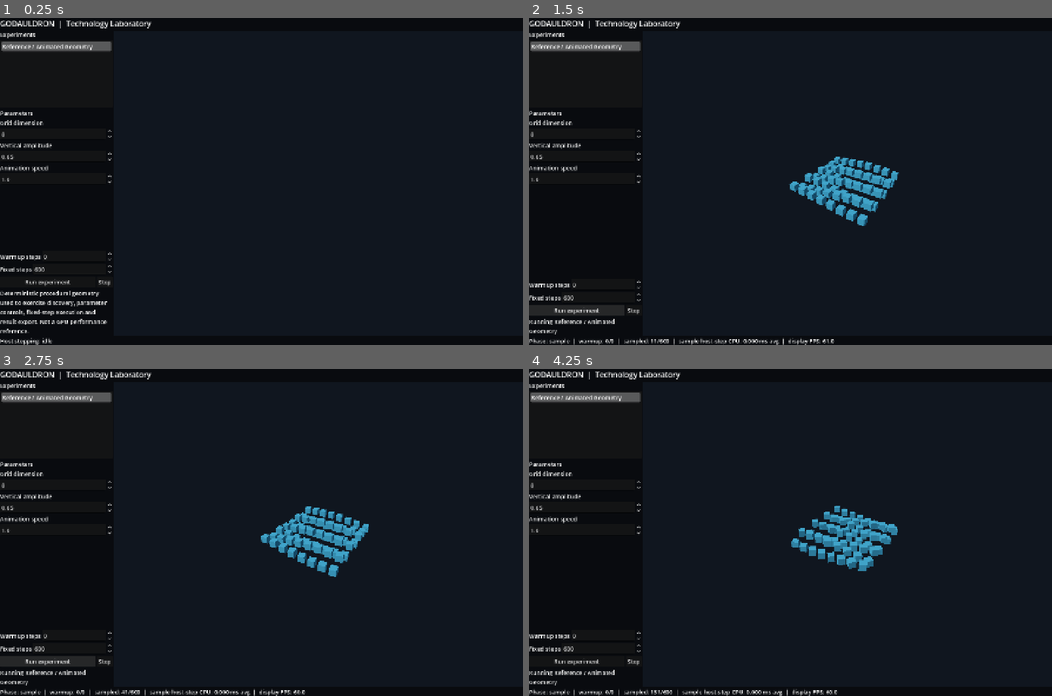
Above: before the commit, frames 1-4 (two rows, left to right).
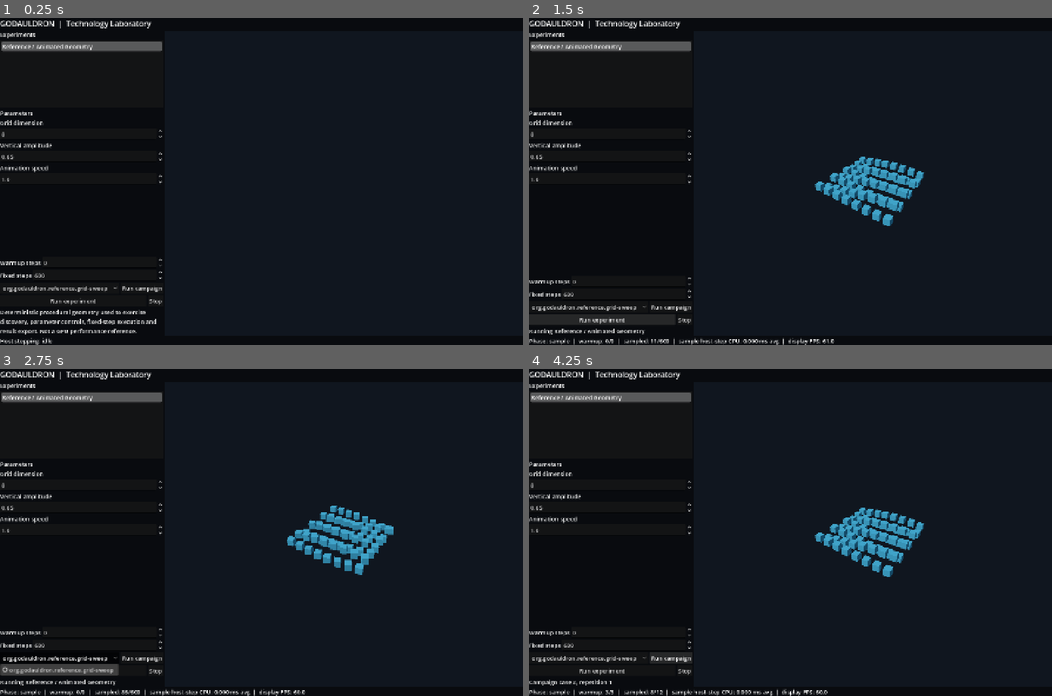
Above: after the commit, the same moments.

Repository: thomthehound/Godauldron
Game: Godot game, scene res://scenes/main.tscn
The game is run twice, just before and just after one commit, with the same random seed, the same clock (stepped at 60 frames per second) and the same inputs.
Inputs (mouse positions are in pixels of both pictures, inside the frame that each line leads up to):
- Up to frame 1 (0.25 s): no input
- Up to frame 2 (1.5 s): click "Run experiment" at 0.5 s; click "Run experiment" at 1.25 s
- Up to frame 3 (2.75 s): click (57, 656) at 2 s, where only the run after the commit has a clickable "org.godauldron.reference.grid…"
- Up to frame 4 (4.25 s): click (670, 656) at 2.75 s, where only the run after the commit has a clickable "Run campaign"; click (670, 656) at 3.5 s, where only the run after the commit has a clickable "Run campaign"

The runs differ from the first frame. In frame 1, 2.3% of the frame differs, in the area x 0-31%, y 7-97%; in frame 2, 4.4%; in frame 3, 5.0%, in the area x 0-76%, y 7-100%; in frame 4, 4.1%.

Commit message:
Add repeatable experiment campaigns and baseline comparisons (#3)
* Define portable parameter campaigns and baseline comparison service

* Integrate campaign presets, sequential sweeps and summary reporting into the host

* Exercise campaign sweeps, report isolation and cancellation in Godot CI

* Accept integral JSON number variants for integer campaign fields

* Require safe campaign identifiers for result filenames

* Document campaign format, limits, baseline semantics and authoring

* Preserve manifest parameter types and clear old fixture geometry between cases

* Preserve integer manifest defaults in campaign parameter snapshots

* Keep report I/O failures visible for single runs and campaigns

* Accept either directory-creation or file-open I/O failure from Godot

* Check report write errors after flushing before declaring success

Diff:
--- /dev/null
+++ b/campaigns/reference-grid.json
@@ -0,0 +1,22 @@
+{
+  "schema_version": 1,
+  "id": "org.godauldron.reference.grid-sweep",
+  "experiment_id": "org.godauldron.reference",
+  "description": "Repeatable host-run grid comparison; descriptive CPU callback timing only.",
+  "base_parameters": {
+    "amplitude": 0.65,
+    "speed": 1
+  },
+  "axis": {
+    "parameter": "grid",
+    "values": [
+      4,
+      8,
+      12
+    ]
+  },
+  "baseline_index": 1,
+  "repetitions": 2,
+  "warmup_steps": 3,
+  "sample_steps": 12
+}
--- /dev/null
+++ b/scripts/experiment_campaign.gd
@@ -0,0 +1,196 @@
+extends RefCounted
+## Portable single-axis parameter campaigns. No experiment, UI or GPU dependencies.
+## Comparisons are descriptive CPU callback statistics, not benchmark significance.
+
+const MAX_CASES := 32
+const MAX_RUNS := 128
+
+var _plan: Dictionary = {}
+var _cases: Array[Dictionary] = []
+var _records: Array[Dictionary] = []
+var _next_index: int = 0
+
+
+# JSON.parse_string() represents JSON numeric literals as floats, even for 4 or 12.
+# Treat mathematically integral JSON numbers as integers without accepting booleans.
+static func _json_integer(value: Variant) -> bool:
+	if typeof(value) == TYPE_INT:
+		return true
+	if typeof(value) != TYPE_FLOAT or not is_finite(float(value)):
+		return false
+	return float(value) == floorf(float(value)) and absf(float(value)) <= 1000000000.0
+
+
+static func _matches_type(spec: Dictionary, value: Variant) -> bool:
+	var kind: String = String(spec.get("type", ""))
+	if kind == "bool":
+		return typeof(value) == TYPE_BOOL
+	if kind == "int":
+		if not _json_integer(value):
+			return false
+	elif kind == "float":
+		if typeof(value) != TYPE_FLOAT and typeof(value) != TYPE_INT:
+			return false
+	else:
+		return false
+	var number: float = float(value)
+	if not is_finite(number):
+		return false
+	return number >= float(spec.get("min", number)) and number <= float(spec.get("max", number))
+
+
+static func validate(plan: Dictionary, manifest: Dictionary) -> PackedStringArray:
+	var errors := PackedStringArray()
+	if not _json_integer(plan.get("schema_version")) or int(plan.get("schema_version", 0)) != 1:
+		errors.append("Campaign schema_version must be integer 1")
+	var identifier: Variant = plan.get("id")
+	var identifier_pattern := RegEx.new()
+	identifier_pattern.compile("^[a-z][a-z0-9]*(?:[.-][a-z0-9]+)+$")
+	if typeof(identifier) != TYPE_STRING or identifier_pattern.search(str(identifier)) == null:
+		errors.append("Campaign id must be a safe namespaced lowercase identifier")
+	if plan.get("experiment_id") != manifest.get("id"):
+		errors.append("Campaign experiment_id does not match selected experiment")
+	var parameters: Dictionary = {}
+	for spec in manifest.get("parameters", []):
+		parameters[String(spec.get("id", ""))] = spec
+	var base: Variant = plan.get("base_parameters", {})
+	if typeof(base) != TYPE_DICTIONARY:
+		errors.append("base_parameters must be an object")
+		return errors
+	for key in base:
+		if not parameters.has(key) or not _matches_type(parameters[key], base[key]):
+			errors.append("Invalid base parameter: %s" % String(key))
+	var axis: Variant = plan.get("axis")
+	if typeof(axis) != TYPE_DICTIONARY:
+		errors.append("axis must be an object")
+		return errors
+	var key: String = String(axis.get("parameter", ""))
+	if not parameters.has(key):
+		errors.append("Unknown sweep parameter: " + key)
+	var values: Variant = axis.get("values")
+	if typeof(values) != TYPE_ARRAY or values.is_empty() or values.size() > MAX_CASES:
+		errors.append("axis.values must contain 1 to %d values" % MAX_CASES)
+	else:
+		for value in values:
+			if parameters.has(key) and not _matches_type(parameters[key], value):
+				errors.append("Invalid sweep value for %s: %s" % [key, str(value)])
+	var repeats: Variant = plan.get("repetitions", 1)
+	var warmup: Variant = plan.get("warmup_steps", 0)
+	var samples: Variant = plan.get("sample_steps", 60)
+	if not _json_integer(repeats) or repeats < 1 or repeats > MAX_RUNS:
+		errors.append("repetitions must be an integer between 1 and %d" % MAX_RUNS)
+	if not _json_integer(warmup) or warmup < 0 or warmup > 1000000:
+		errors.append("warmup_steps must be an integer between 0 and 1000000")
+	if not _json_integer(samples) or samples < 1 or samples > 1000000:
+		errors.append("sample_steps must be an integer between 1 and 1000000")
+	if _json_integer(repeats) and typeof(values) == TYPE_ARRAY and values.size() * repeats > MAX_RUNS:
+		errors.append("Campaign exceeds %d runs" % MAX_RUNS)
+	var baseline: Variant = plan.get("baseline_index", 0)
+	if not _json_integer(baseline) or typeof(values) != TYPE_ARRAY or baseline < 0 or baseline >= values.size():
+		errors.append("baseline_index must identify a sweep value")
+	return errors
+
+
+func configure(plan: Dictionary, manifest: Dictionary) -> PackedStringArray:
+	var errors: PackedStringArray = validate(plan, manifest)
+	if not errors.is_empty():
+		return errors
+	_plan = plan.duplicate(true)
+	_cases.clear()
+	_records.clear()
+	_next_index = 0
+	var defaults := {}
+	for spec in manifest.get("parameters", []):
+		defaults[String(spec["id"])] = int(spec.get("default")) if String(spec.get("type", "")) == "int" else spec.get("default")
+	var specs: Dictionary = {}
+	for spec in manifest.get("parameters", []):
+		specs[String(spec["id"])] = spec
+	for key in _plan.get("base_parameters", {}):
+		var value: Variant = _plan["base_parameters"][key]
+		defaults[key] = int(value) if String(specs[key]["type"]) == "int" else value
+	var axis: Dictionary = _plan["axis"]
+	var key: String = String(axis["parameter"])
+	var repetitions: int = int(_plan.get("repetitions", 1))
+	for i in range(axis["values"].size()):
+		var parameters: Dictionary = defaults.duplicate(true)
+		parameters[key] = int(axis["values"][i]) if String(specs[key]["type"]) == "int" else axis["values"][i]
+		for repeat in range(repetitions):
+			_cases.append({
+				"case_index": i, "repetition": repeat,
+				"parameters": parameters.duplicate(true),
+				"warmup_steps": int(_plan.get("warmup_steps", 0)),
+				"sample_steps": int(_plan.get("sample_steps", 60))
+			})
+	return errors
+
+
+func is_active() -> bool:
+	return not _plan.is_empty() and _next_index < _cases.size()
+
+
+func next_case() -> Dictionary:
+	if not is_active():
+		return {}
+	return _cases[_next_index].duplicate(true)
+
+
+func record(report: Dictionary, result_path: String) -> void:
+	assert(is_active())
+	var entry: Dictionary = _cases[_next_index].duplicate(true)
+	entry["result_path"] = result_path
+	entry["completed"] = bool(report.get("completed", false))
+	entry["mean_host_cpu_usec"] = report.get("host_step_cpu_wall_usec_mean", 0.0)
+	_records.append(entry)
+	_next_index += 1
+
+
+func summary(completed: bool) -> Dictionary:
+	var summaries: Array[Dictionary] = []
+	var axis: Dictionary = _plan.get("axis", {})
+	for i in range(axis.get("values", []).size()):
+		var times: Array[float] = []
+		var result_paths: Array[String] = []
+		for entry in _records:
+			if int(entry["case_index"]) == i:
+				result_paths.append(String(entry["result_path"]))
+				if bool(entry["completed"]):
+					times.append(float(entry["mean_host_cpu_usec"]))
+		var mean: Variant = null
+		if not times.is_empty():
+			var total: float = 0.0
+			for sample in times:
+				total += sample
+			mean = total / float(times.size())
+		summaries.append({
+			"axis_value": axis["values"][i],
+			"completed_repetitions": times.size(),
+			"requested_repetitions": int(_plan.get("repetitions", 1)),
+			"mean_host_step_cpu_usec": mean,
+			"relative_to_baseline": null,
+			"report_paths": result_paths
+		})
+	var baseline_index: int = int(_plan.get("baseline_index", 0))
+	var baseline: Variant = summaries[baseline_index]["mean_host_step_cpu_usec"]
+	# No ratio until the entire baseline and compared case are complete.
+	if baseline != null and float(baseline) > 0.0:
+		for item in summaries:
+			if item["mean_host_step_cpu_usec"] != null and \
+					int(item["completed_repetitions"]) == int(item["requested_repetitions"]) and \
+					int(summaries[baseline_index]["completed_repetitions"]) == int(summaries[baseline_index]["requested_repetitions"]):
+				item["relative_to_baseline"] = float(item["mean_host_step_cpu_usec"]) / float(baseline)
+	return {
+		"schema_version": 1,
+		"campaign_id": String(_plan.get("id", "")),
+		"experiment_id": String(_plan.get("experiment_id", "")),
+		"completed": completed and _next_index == _cases.size(),
+		"total_runs": _cases.size(),
+		"recorded_runs": _records.size(),
+		"axis": axis.duplicate(true),
+		"baseline_index": baseline_index,
+		"case_summaries": summaries,
+		"comparison_metric": "mean host-step CPU wall microseconds per fixed step",
+		"comparison_note": "Descriptive CPU callback timing only; not a GPU measure or statistically significant regression test.",
+		"engine": Engine.get_version_info(),
+		"os": OS.get_name(),
+		"timestamp": Time.get_datetime_string_from_system()
+	}
--- a/scripts/laboratory.gd
+++ b/scripts/laboratory.gd
@@ -6,6 +6,8 @@
 const FIXED_STEP := 1.0 / 60.0
 const MAX_STEPS_PER_FRAME := 8
 const ExperimentRun = preload("res://scripts/experiment_run.gd")
+const ExperimentCampaign = preload("res://scripts/experiment_campaign.gd")
+const CAMPAIGN_ROOT := "res://campaigns"
 
 var _experiments: Array[Dictionary] = []
 var _manifest: Dictionary = {}
@@ -18,10 +20,18 @@
 var _telemetry: Label
 var _run_steps: SpinBox
 var _warmup_steps: SpinBox
+var _campaign_picker: OptionButton
+var _campaign_button: Button
+var _campaign_plans: Array[Dictionary] = []
+var _campaign: RefCounted = null
+var _last_campaign_report_path: String = ""
+var _last_campaign_summary: Dictionary = {}
 
 var _run: ExperimentRun = null
 var _accumulator: float = 0.0
 var _report_sequence: int = 0
+# Configurable result location also allows integration tests to simulate I/O failure.
+var _results_directory: String = "user://results"
 
 
 func _ready() -> void:
@@ -97,6 +107,17 @@
 	_run_steps.value = 600
 	_run_steps.size_flags_horizontal = Control.SIZE_EXPAND_FILL
 	steps_row.add_child(_run_steps)
+
+	var campaign_row := HBoxContainer.new()
+	sidebar.add_child(campaign_row)
+	_campaign_picker = OptionButton.new()
+	_campaign_picker.size_flags_horizontal = Control.SIZE_EXPAND_FILL
+	campaign_row.add_child(_campaign_picker)
+	_campaign_button = Button.new()
+	_campaign_button.text = "Run campaign"
+	_campaign_button.disabled = true
+	_campaign_button.pressed.connect(_start_campaign)
+	campaign_row.add_child(_campaign_button)
 
 	var buttons := HBoxContainer.new()
 	sidebar.add_child(buttons)
@@ -191,6 +212,73 @@
 	_active_scene = scene_resource.instantiate()
 	_viewport.add_child(_active_scene)
 	_status.text = String(_manifest.get("description", _manifest["display_name"]))
+	_discover_campaigns()
+
+
+func _discover_campaigns() -> void:
+	_campaign_plans.clear()
+	_campaign_picker.clear()
+	for file in DirAccess.get_files_at(CAMPAIGN_ROOT):
+		if not file.ends_with(".json"):
+			continue
+		var parsed: Variant = JSON.parse_string(FileAccess.get_file_as_string(CAMPAIGN_ROOT.path_join(file)))
+		if typeof(parsed) != TYPE_DICTIONARY or parsed.get("experiment_id") != _manifest.get("id"):
+			continue
+		var errors: PackedStringArray = ExperimentCampaign.validate(parsed, _manifest)
+		if not errors.is_empty():
+			push_warning("Invalid campaign %s: %s" % [file, ", ".join(errors)])
+			continue
+		_campaign_plans.append(parsed)
+		_campaign_picker.add_item(String(parsed.get("id", file)))
+	_campaign_button.disabled = _campaign_plans.is_empty()
+	if _campaign_plans.is_empty():
+		_campaign_picker.add_item("No campaigns available")
+		_campaign_picker.disabled = true
+	else:
+		_campaign_picker.disabled = false
+		_campaign_picker.select(0)
+
+
+func _start_campaign() -> void:
+	if _active_scene == null or _campaign_plans.is_empty():
+		return
+	if _has_active_run():
+		_finish_run(false)
+	_campaign = ExperimentCampaign.new()
+	_last_campaign_report_path = ""
+	_last_campaign_summary.clear()
+	var errors: PackedStringArray = _campaign.configure(
+		_campaign_plans[_campaign_picker.selected], _manifest
+	)
+	if not errors.is_empty():
+		_status.text = "Invalid campaign: " + ", ".join(errors)
+		_campaign = null
+		return
+	_begin_campaign_case()
+
+
+func _begin_campaign_case() -> void:
+	var next_case: Dictionary = _campaign.next_case()
+	_run = ExperimentRun.new()
+	_run.begin(_active_scene, next_case["parameters"],
+		int(next_case["warmup_steps"]), int(next_case["sample_steps"]), FIXED_STEP)
+	_accumulator = 0.0
+	_status.text = "Campaign case %d, repetition %d" % [
+		int(next_case["case_index"]) + 1, int(next_case["repetition"]) + 1
+	]
+	_update_telemetry()
+
+
+func _finish_campaign(completed: bool) -> void:
+	_last_campaign_summary = _campaign.summary(completed)
+	var path: String = _save_report(_last_campaign_summary, "campaign_" + String(_last_campaign_summary["campaign_id"]))
+	_last_campaign_report_path = path
+	_campaign = null
+	if path.is_empty():
+		# _save_report set the concrete I/O error. Never replace it with success.
+		_status.text = "Campaign summary NOT saved: " + _status.text
+		return
+	_status.text = ("Campaign complete" if completed else "Campaign cancelled") + ": " + path
 
 
 func _collect_parameters() -> Dictionary:
@@ -216,6 +304,7 @@
 		return
 	if _has_active_run():
 		_finish_run(false)
+	_campaign = null
 	_run = ExperimentRun.new()
 	_run.begin(
 		_active_scene, _collect_parameters(),
@@ -265,12 +354,40 @@
 	if not completed:
 		finished_run.cancel()
 	var report: Dictionary = finished_run.make_report(String(_manifest["id"]))
-	var result_dir: String = ProjectSettings.globalize_path("user://results")
-	DirAccess.make_dir_recursive_absolute(result_dir)
-	# Preserve every run, including repeated starts/stops in the same second.
-	# Process identity avoids collisions between independent host instances;
-	# the sequence and existence check handle rapid runs and restarts.
-	var prefix: String = "%s_%s_p%d" % [String(_manifest["id"]), Time.get_datetime_string_from_system().replace(":", "-"), OS.get_process_id()]
+	if _campaign != null:
+		var next_case: Dictionary = _campaign.next_case()
+		report["campaign_id"] = String(_campaign.summary(false)["campaign_id"])
+		report["campaign_case_index"] = int(next_case["case_index"])
+		report["campaign_repetition"] = int(next_case["repetition"])
+	var result_path: String = _save_report(report, String(_manifest["id"]))
+	if _campaign != null:
+		if result_path.is_empty():
+			_finish_campaign(false)
+			return
+		_campaign.record(report, result_path)
+		if completed and _campaign.is_active():
+			_begin_campaign_case()
+		else:
+			_finish_campaign(completed)
+		return
+	if result_path.is_empty():
+		# Keep _save_report's error; this run executed but its data was NOT saved.
+		return
+	_status.text = "%s: %d measured steps, %d warmup steps. Report: %s" % [
+		"Complete" if completed else "Stopped",
+		int(report["steps"]), int(report["warmup_steps"]), result_path
+	]
+
+
+func _save_report(report: Dictionary, identifier: String) -> String:
+	var result_dir: String = ProjectSettings.globalize_path(_results_directory)
+	if DirAccess.make_dir_recursive_absolute(result_dir) != OK:
+		_status.text = "Could not create results directory: " + result_dir
+		return ""
+	# Preserve all reports, including rapid repetitions and later process restarts.
+	var prefix: String = "%s_%s_p%d" % [
+		identifier, Time.get_datetime_string_from_system().replace(":", "-"), OS.get_process_id()
+	]
 	var result_path: String = ""
 	while true:
 		_report_sequence += 1
@@ -280,10 +397,12 @@
 	var output := FileAccess.open(result_path, FileAccess.WRITE)
 	if output == null:
 		_status.text = "Could not write results to " + result_path
-		return
+		return ""
 	output.store_string(JSON.stringify(report, "\t") + "\n")
+	output.flush()
+	var write_error: Error = output.get_error()
 	output.close()
-	_status.text = "%s: %d measured steps, %d warmup steps. Report: %s" % [
-		"Complete" if completed else "Stopped",
-		int(report["steps"]), int(report["warmup_steps"]), result_path
-	]
+	if write_error != OK:
+		_status.text = "Could not finish writing results to %s (error %d)" % [result_path, int(write_error)]
+		return ""
+	return result_path
--- a/scripts/reference_experiment.gd
+++ b/scripts/reference_experiment.gd
@@ -32,6 +32,8 @@
 
 func godauldron_setup(parameters: Dictionary) -> void:
 	for instance in _instances:
+		# Remove immediately so the next measured case does not retain old scene geometry.
+		remove_child(instance)
 		instance.queue_free()
 	_instances.clear()
 	_phase = 0.0
--- /dev/null
+++ b/tests/campaign_smoke.gd
@@ -0,0 +1,151 @@
+extends SceneTree
+## End-to-end campaign tests plus malformed-plan regressions.
+
+const Campaign = preload("res://scripts/experiment_campaign.gd")
+
+func _initialize() -> void:
+	call_deferred("_verify")
+
+
+func _fail(reason: String) -> void:
+	push_error(reason)
+	quit(1)
+
+
+func _tick(host: Node, count: int) -> void:
+	for i in range(count):
+		host.call("_process", 1.0 / 60.0)
+
+
+func _verify() -> void:
+	var manifest: Variant = JSON.parse_string(FileAccess.get_file_as_string("res://experiments/reference/manifest.json"))
+	var plan: Variant = JSON.parse_string(FileAccess.get_file_as_string("res://campaigns/reference-grid.json"))
+	if typeof(manifest) != TYPE_DICTIONARY or typeof(plan) != TYPE_DICTIONARY:
+		_fail("Reference manifest/campaign is not valid JSON")
+		return
+	var invalid: Dictionary = plan.duplicate(true)
+	invalid["axis"]["values"] = [5, 200]
+	if Campaign.validate(invalid, manifest).is_empty():
+		_fail("Out-of-range sweep values were accepted")
+		return
+	invalid = plan.duplicate(true)
+	invalid["base_parameters"]["grid"] = true
+	if Campaign.validate(invalid, manifest).is_empty():
+		_fail("Boolean base parameter was accepted as an integer")
+		return
+	invalid = plan.duplicate(true)
+	invalid["experiment_id"] = "another.experiment"
+	if Campaign.validate(invalid, manifest).is_empty():
+		_fail("Cross-experiment campaign was accepted")
+		return
+	invalid = plan.duplicate(true)
+	invalid["repetitions"] = 1000
+	if Campaign.validate(invalid, manifest).is_empty():
+		_fail("Unbounded campaign was accepted")
+		return
+	invalid = plan.duplicate(true)
+	invalid["sample_steps"] = 1.5
+	if Campaign.validate(invalid, manifest).is_empty():
+		_fail("Fractional sample count was accepted")
+		return
+	invalid = plan.duplicate(true)
+	invalid["id"] = "../../escape"
+	if Campaign.validate(invalid, manifest).is_empty():
+		_fail("Unsafe campaign identifier was accepted")
+		return
+
+	var service := Campaign.new()
+	if not service.configure(plan, manifest).is_empty():
+		_fail("A valid JSON campaign failed configuration")
+		return
+	if typeof(service.next_case()["parameters"]["grid"]) != TYPE_INT:
+		_fail("Manifest integer parameters must remain integers in experiment callbacks")
+		return
+
+	var packed: PackedScene = load("res://scenes/main.tscn") as PackedScene
+	var host: Node = packed.instantiate()
+	root.add_child(host)
+	var picker: OptionButton = host.get("_campaign_picker") as OptionButton
+	if picker == null or picker.item_count != 1:
+		_fail("Campaign was not discovered")
+		return
+	DirAccess.make_dir_recursive_absolute(ProjectSettings.globalize_path("user://results"))
+	host.call("_start_campaign")
+	# 3 warmup + 12 sampling steps, 3 cases * 2 repetitions.
+	_tick(host, 90)
+	if bool(host.call("_has_active_run")) or host.get("_campaign") != null:
+		_fail("Campaign did not terminate after all repetitions")
+		return
+	var summary: Dictionary = host.get("_last_campaign_summary")
+	var path: String = host.get("_last_campaign_report_path")
+	if not bool(summary.get("completed", false)) or int(summary.get("recorded_runs", -1)) != 6:
+		_fail("Campaign summary does not contain six completed runs")
+		return
+	if path.is_empty() or not FileAccess.file_exists(path):
+		_fail("No aggregate campaign report was exported")
+		return
+	var summaries: Array = summary.get("case_summaries", [])
+	if summaries.size() != 3 or int(summary.get("baseline_index", -1)) != 1:
+		_fail("Campaign case summaries or baseline index are incorrect")
+		return
+	for i in range(3):
+		var item: Dictionary = summaries[i]
+		if int(item.get("completed_repetitions", -1)) != 2 or item.get("relative_to_baseline") == null:
+			_fail("Case missing complete samples or baseline ratio")
+			return
+		var expected_grid: int = int(plan["axis"]["values"][i])
+		var reports: Array = item["report_paths"]
+		if reports.size() != 2 or String(reports[0]) == String(reports[1]):
+			_fail("Each repetition must preserve a distinct report")
+			return
+		for report_path in reports:
+			var report: Variant = JSON.parse_string(FileAccess.get_file_as_string(String(report_path)))
+			if typeof(report) != TYPE_DICTIONARY or not report.get("completed", false):
+				_fail("Repetition report is missing or incomplete")
+				return
+			if int(report["parameters"]["grid"]) != expected_grid or int(report["experiment_metrics"]["instances"]) != expected_grid * expected_grid:
+				_fail("Campaign parameter override or scene reset failed")
+				return
+			if int(report["steps"]) != 12 or int(report["warmup_steps"]) != 3:
+				_fail("Campaign did not respect its configured run phases")
+				return
+
+	# Cancellation cannot silently continue remaining cases or produce a complete summary.
+	host.call("_start_campaign")
+	_tick(host, 1)
+	host.call("_stop_run")
+	var cancelled: Dictionary = host.get("_last_campaign_summary")
+	if bool(cancelled.get("completed", true)) or int(cancelled.get("recorded_runs", -1)) != 1:
+		_fail("Cancelled campaign incorrectly resumed or lost its interrupted run")
+		return
+	if not FileAccess.file_exists(String(host.get("_last_campaign_report_path"))):
+		_fail("Cancelled campaign summary was not saved")
+		return
+
+
+	# An unsuccessful campaign result/summary write must remain visibly an
+	# I/O failure, not be described as a successfully saved campaign.
+	var blocked_path: String = "user://campaign-results-blocked-%d" % OS.get_process_id()
+	var blocker: FileAccess = FileAccess.open(blocked_path, FileAccess.WRITE)
+	if blocker == null:
+		_fail("Could not prepare blocked campaign results directory")
+		return
+	blocker.store_string("not a directory")
+	blocker.close()
+	host.set("_results_directory", blocked_path)
+	host.call("_start_campaign")
+	_tick(host, 15)
+	var failure_text: String = (host.get("_status") as Label).text
+	var failed_summary_path: String = host.get("_last_campaign_report_path")
+	var interrupted_campaign: Dictionary = host.get("_last_campaign_summary")
+	host.set("_results_directory", "user://results")
+	DirAccess.remove_absolute(ProjectSettings.globalize_path(blocked_path))
+	if not failure_text.contains("NOT saved") or not (failure_text.contains("Could not create results directory:") or failure_text.contains("Could not write results to ")):
+		_fail("Campaign I/O failure was hidden: " + failure_text)
+		return
+	if not failed_summary_path.is_empty() or bool(interrupted_campaign.get("completed", true)):
+		_fail("Failed campaign write was reported as a successful campaign")
+		return
+
+	print("Godauldron campaign smoke passed: validation, sweeps, baselines, cancellation, and I/O failure")
+	quit(0)
--- a/tests/runtime_smoke.gd
+++ b/tests/runtime_smoke.gd
@@ -158,5 +158,31 @@
 		_fail("CPU timing must be nonnegative")
 		return
 
-	print("Godauldron runtime smoke passed: run phases, cancellation, metrics and report preservation")
+
+	# Simulate a non-directory at the results path. A completed run must not
+	# overwrite the actual I/O failure with a misleading "Complete" status.
+	var blocked_path: String = "user://results-blocked-%d" % OS.get_process_id()
+	var blocker: FileAccess = FileAccess.open(blocked_path, FileAccess.WRITE)
+	if blocker == null:
+		_fail("Could not prepare a blocked results directory")
+		return
+	blocker.store_string("This is a file, not a directory")
+	blocker.close()
+	host.set("_results_directory", blocked_path)
+	warmup_control.value = 0
+	samples_control.value = 1
+	host.call("_start_run")
+	_tick(host, 1)
+	var status: Label = host.get("_status") as Label
+	var failure_text: String = status.text
+	host.set("_results_directory", "user://results")
+	DirAccess.remove_absolute(ProjectSettings.globalize_path(blocked_path))
+	if not (failure_text.begins_with("Could not create results directory:") or failure_text.begins_with("Could not write results to ")):
+		_fail("Single-run save failure was overwritten or hidden: " + failure_text)
+		return
+	if bool(host.call("_has_active_run")):
+		_fail("Run still active after report-save failure")
+		return
+
+	print("Godauldron runtime smoke passed: run phases, cancellation, metrics and report preservation, I/O failure")
 	quit(0)
Not shown, changed: .github/workflows/validate.yml
Not shown, changed: docs/ARCHITECTURE.md
Not shown, added: docs/CAMPAIGNS.md
Not shown, changed: docs/ROADMAP.md
